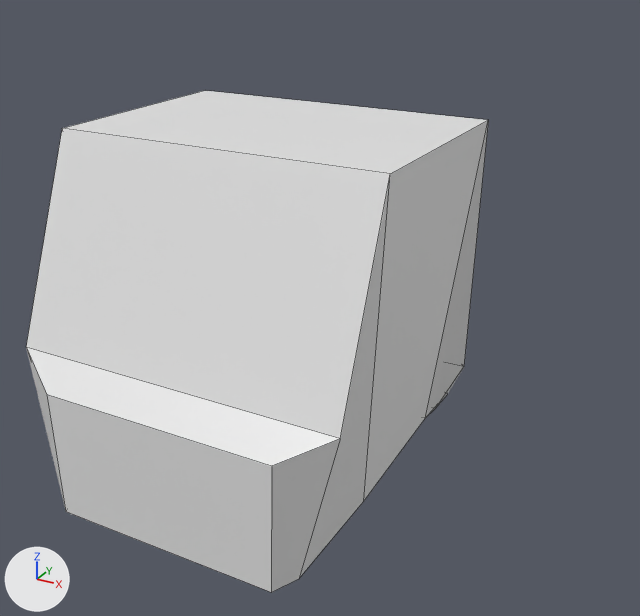
Two versions of the OBJ model assets/truck.obj, one commit apart.
Camera for both pictures: a camera (50 mm lens) standing at (3.43, -3.11, 4.09) and looking at (-0.4, 3.84, 0.62). Lighting does not change. The marker at lower left points along +X, +Y and +Z. Mesh edges are drawn as thin lines. Where no turn or scale is listed for an object, it has been applied to the vertices.
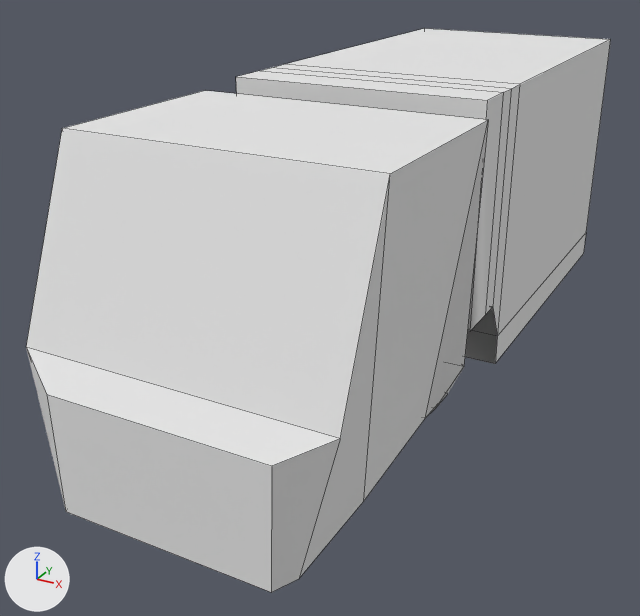
Patch to the scene script:
```diff
--- a/assets/truck.obj.py
+++ b/assets/truck.obj.py
@@ me_cube @@
 # used by ob_cube; location = (0.0, 0.0, 0.0)
-me_cube.from_pydata(...)  # 38 vertices, 33 faces; spans x -1.31..1.31, y 0.8..4.4, z 0.0..2.7
+me_cube.from_pydata(...)  # 68 vertices, 63 faces; spans x -1.31..1.31, y 0.8..8.1, z 0.0..2.78
+# me_cube part 1
+# 1 face is deleted
+# 17 vertices are added at x -1.18..0.17, y 3.7..8.1, z 0.08..2.78
+# 13 new vertices lie (2.36, 0.0, 0.0) away from vertices in x -1.18, y 3.7..8.1, z 0.08..2.78
+# 31 new faces join them
 me_cube.materials.append(mat_material)
```

Pixel boxes (x1, y1, x2, y2) of what changed, in the pictures (640 x 616 px):
'Cube', reshaped (27% wider, 13% taller)
    before: (26, 91, 488, 592)
    after: (26, 28, 611, 592)
part 1 of me_cube, built on
    after: (236, 28, 611, 364)
